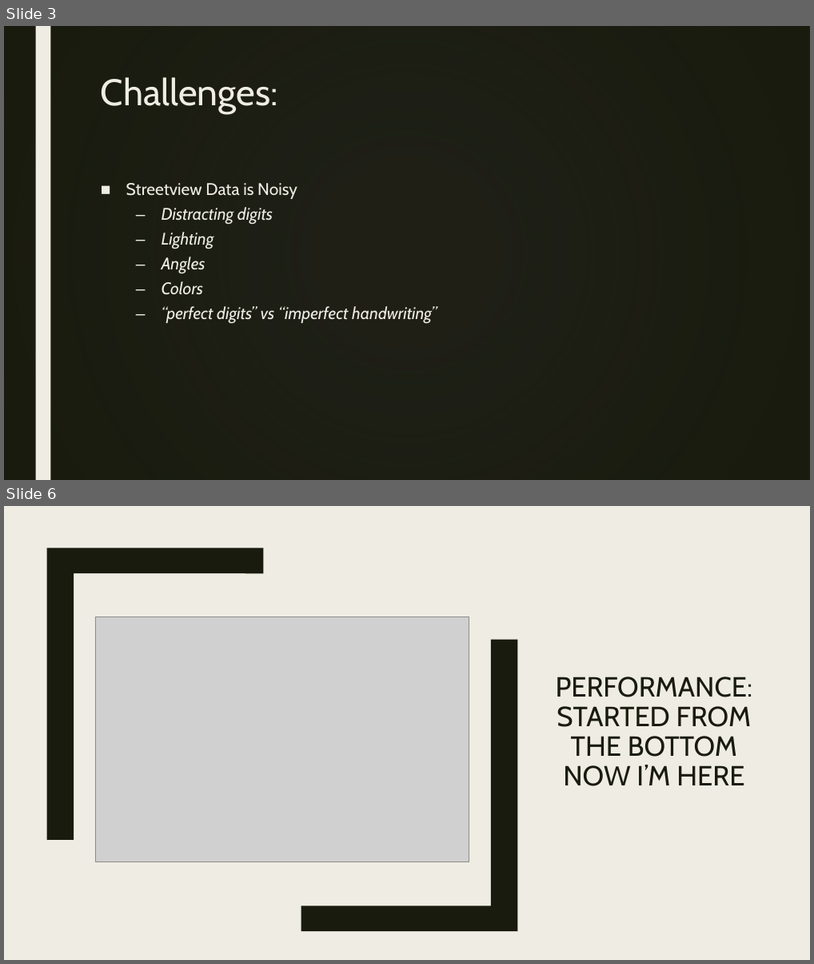
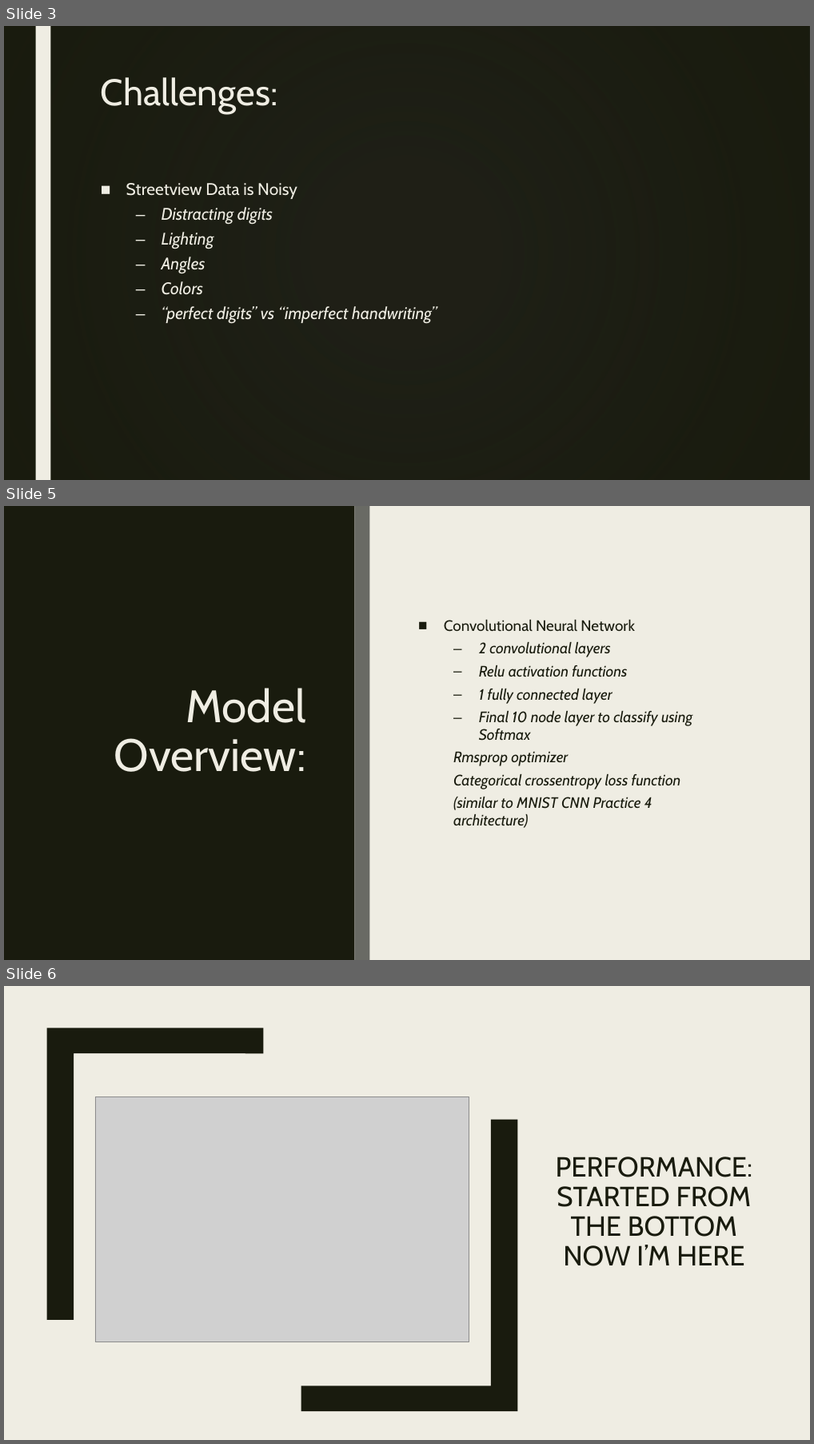
Before and after one commit to kjbhargava/StreetViewNN, a slide deck: ExtraStuff/FinalPresentation.pptx. Shown one above the other, each under a label of ours: slides 3 and 6 before the commit, slides 3, 5 and 6 after it; the slides between them are not shown. The pictures are 814x964 and 814x1444 pixels, drawn with LibreOffice and Linux fonts; fonts in the diff are those of the drawing; grey boxes stand for pictures; background and template pictures are left out; a plain dark background stands for a picture behind light text. Boxes give left, top, right and bottom in pixels: in the first picture for what was removed or moved away, otherwise in the second. Text is boxed around its words. In the diff, an @@ line names an element or a change of style, - is before the commit and + after.

Commit message:
presentation

```diff
--- a/ExtraStuff/FinalPresentation.pptx
+++ b/ExtraStuff/FinalPresentation.pptx
@@ slide 5 added at [4,506,810,960], background #EFEDE3; not listed: 1 template element that a slide beside it also shows @@
@@ rectangle added at [4,506,355,960], fill #191B0E @@
@@ rectangle added at [355,506,370,960], fill #696A64 @@
@@ text added at [444,620,693,828], 18 pt, text #191B0E, italic @@
+■ Convolutional Neural Network
+  – 2 convolutional layers
+  – Relu activation functions
+  – 1 fully connected layer
+  – Final 10 node layer to classify using Softmax
+  Rmsprop optimizer
+  Categorical crossentropy loss function
+  (similar to MNIST CNN Practice 4 architecture)
@@ title added at [114,688,306,772], 54 pt, text #EFEDE3 @@
+Model Overview:
```
Also in this commit, not shown: 1 slide changed, 3 other slides added, 1 slide removed.
